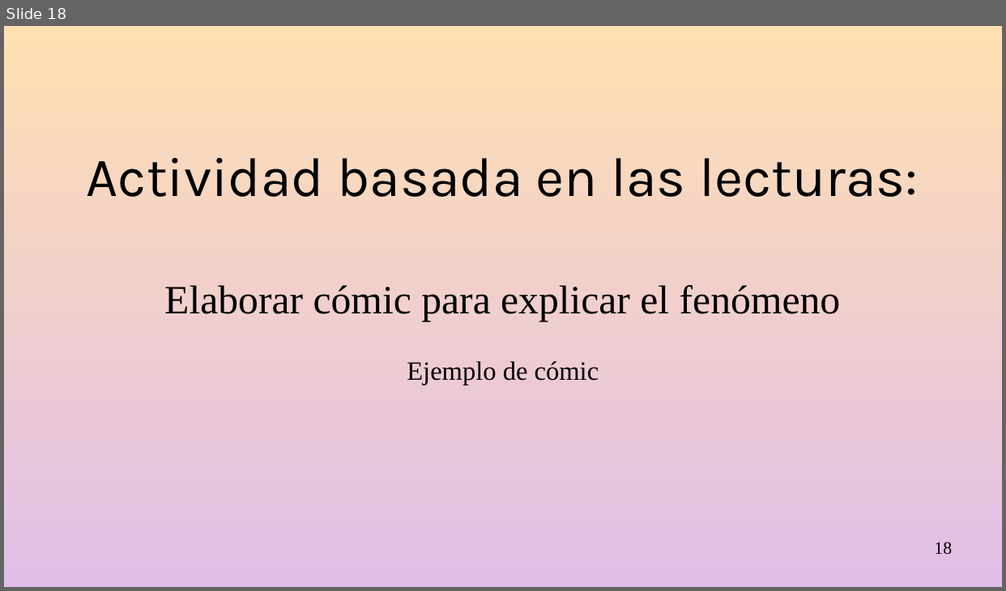
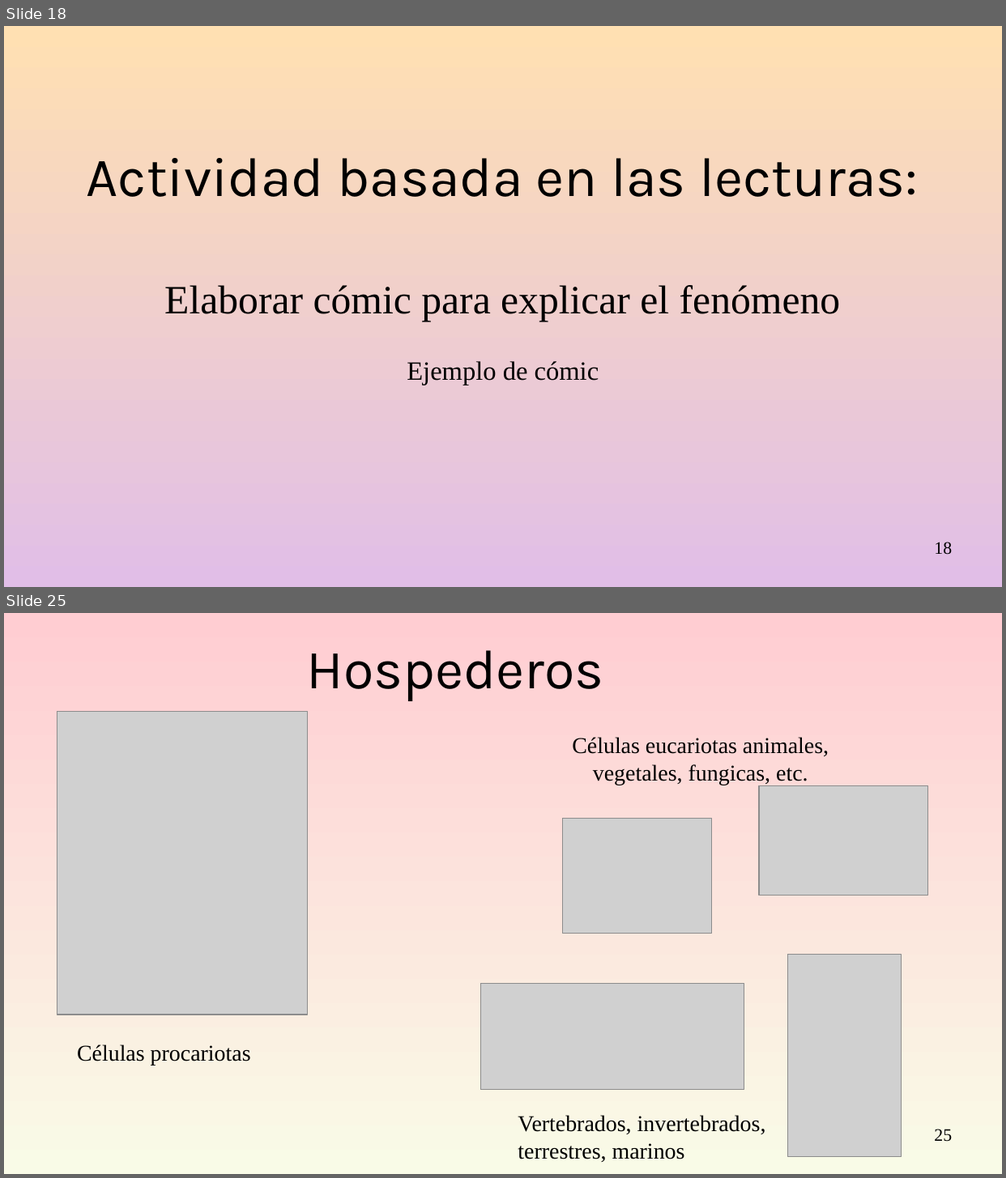
Before and after one commit to gerardommc/Medicina-Cons, a slide deck: Infecciosas.odp. Shown one above the other, each under a label of ours: slide 18 before the commit, slides 18 and 25 after it; the slides between them are not shown. The pictures are 1006x591 and 1006x1178 pixels, drawn with LibreOffice and Linux fonts; fonts in the diff are those of the drawing; grey boxes stand for pictures. Boxes give left, top, right and bottom in pixels: in the first picture for what was removed or moved away, otherwise in the second. Text is boxed around its words. In the diff, an @@ line names an element or a change of style, - is before the commit and + after.

```diff
--- a/Infecciosas.odp
+++ b/Infecciosas.odp
@@ slide 25 added at (x1=4, y1=613, x2=1002, y2=1174), background gradient #FFCDD2 to #F9FBE7 @@
@@ title added at (x1=306, y1=650, x2=603, y2=701), 44 pt, text #000000 @@
+Hospederos
@@ picture added at (x1=57, y1=711, x2=308, y2=1015) @@
@@ text added at (x1=572, y1=737, x2=829, y2=785), 18 pt, text #000000 @@
+Células eucariotas animales, vegetales, fungicas, etc.
@@ picture added at (x1=759, y1=786, x2=927, y2=895) @@
@@ picture added at (x1=563, y1=819, x2=712, y2=935) @@
@@ picture added at (x1=788, y1=956, x2=902, y2=1157) @@
@@ picture added at (x1=480, y1=983, x2=744, y2=1089) @@
@@ text added at (x1=77, y1=1045, x2=251, y2=1065), 18 pt, text #000000 @@
+Células procariotas
@@ text added at (x1=518, y1=1115, x2=766, y2=1162), 18 pt, text #000000 @@
+Vertebrados, invertebrados, terrestres, marinos
@@ page number added at (x1=934, y1=1129, x2=952, y2=1142), 14 pt, text #000000 @@
+25
```
Also in this commit, not shown: 8 other slides added, 9 other files.
